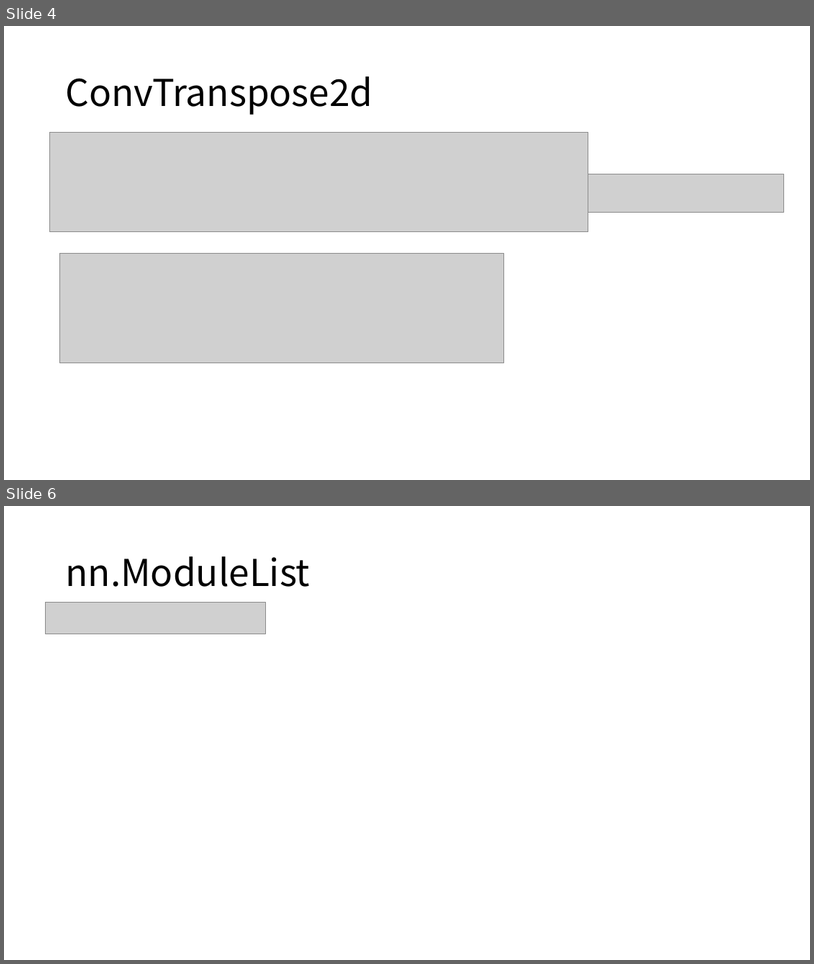
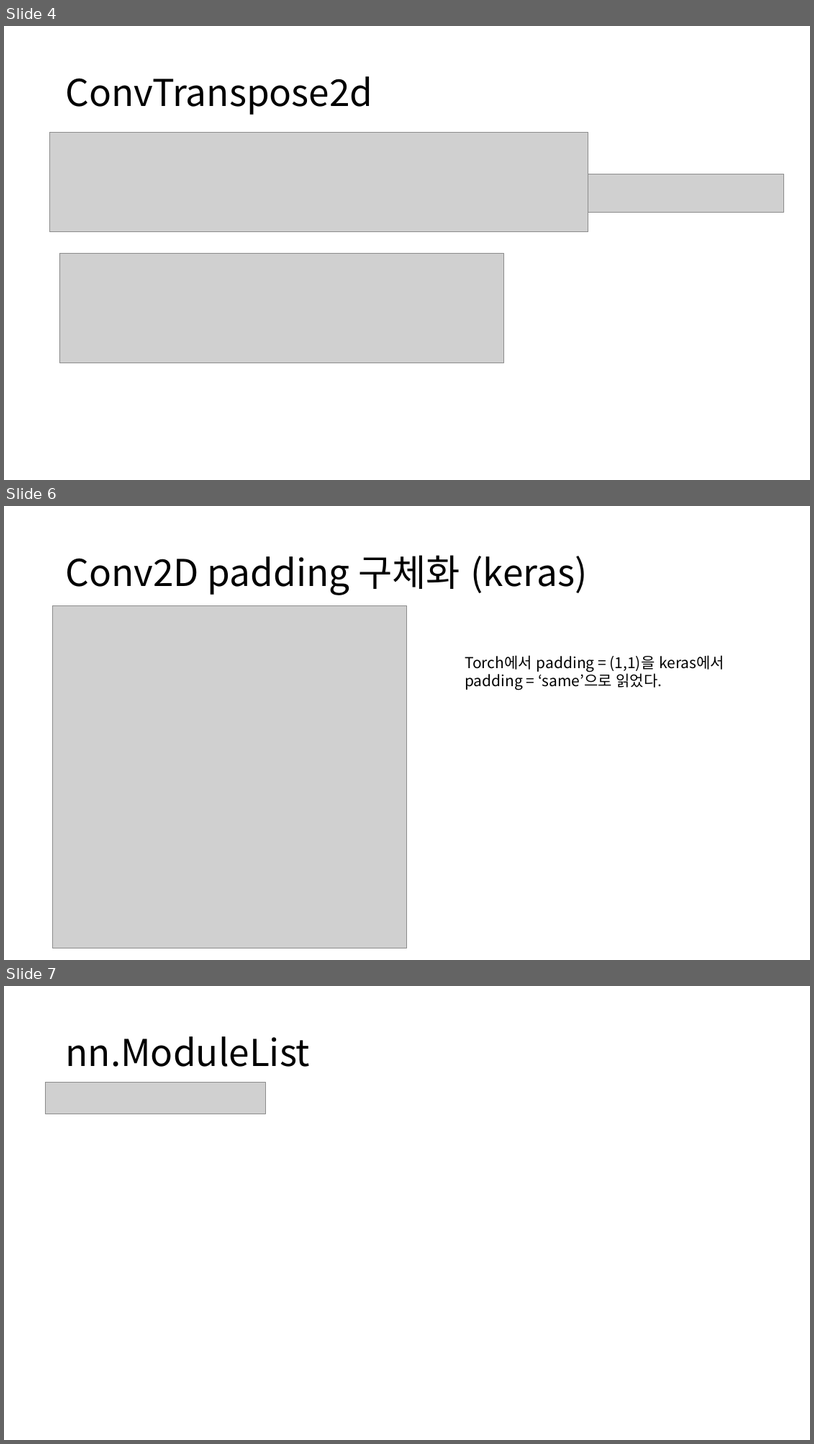
Before and after one commit to kimjh7669/DeepLearning_Practice, a slide deck: Tensorflow/TorchToKeras.pptx. Shown one above the other, each under a label of ours: slides 4 and 6 before the commit, slides 4, 6 and 7 after it; the slides between them are not shown. The pictures are 814x964 and 814x1444 pixels, drawn with LibreOffice and Linux fonts; fonts in the diff are those of the drawing; grey boxes stand for pictures. Boxes give left, top, right and bottom in pixels: in the first picture for what was removed or moved away, otherwise in the second. Text is boxed around its words. In the diff, an @@ line names an element or a change of style, - is before the commit and + after.

```diff
--- a/Tensorflow/TorchToKeras.pptx
+++ b/Tensorflow/TorchToKeras.pptx
@@ slide 6 added at (4, 506, 810, 960), background #FFFFFF @@
@@ title added at (65, 555, 588, 595), 44 pt, text #000000 @@
+Conv2D padding 구체화 (keras)
@@ picture added at (52, 606, 407, 948) @@
@@ text added at (465, 655, 725, 690), 18 pt, text #000000 @@
+Torch에서 padding = (1,1)을 keras에서
+padding = ‘same’으로 읽었다.
@@ what was slide 6 is now slide 7 @@
```
Also in this commit, not shown: 2 slides changed, 9 other slides added, 9 other files.
